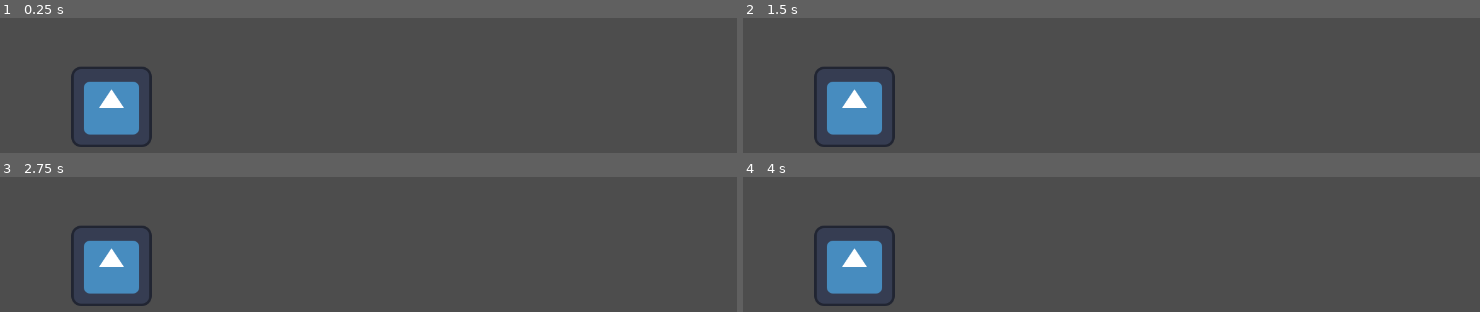
Above: before the commit, frames 1-4 (two rows, left to right).
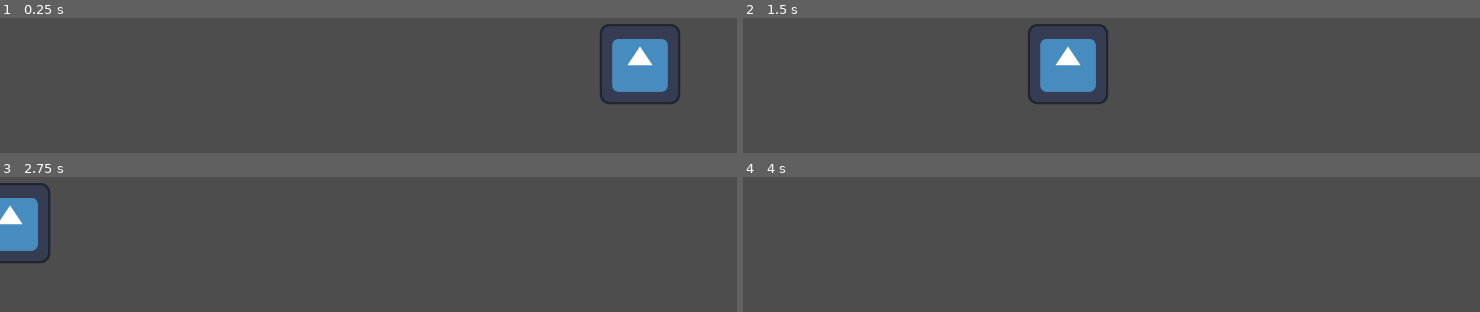
Above: after the commit, the same moments.

Repository: budermich/3-DAY-GAME-
Game: Godot game, scene res://scenes/Obstacles/DamageObstacle.tscn
The game is run twice, just before and just after one commit, with the same random seed, the same clock (stepped at 60 frames per second) and the same inputs. After the commit the project has no main scene; this scene is started directly in both runs. The engine's default icon, where the game draws it, is replaced by a stand-in: a white triangle on a blue panel in a dark square.
Inputs:
- Up to frame 1 (0.25 s): no input
- Up to frame 2 (1.5 s): no input
- Up to frame 3 (2.75 s): no input
- Up to frame 4 (4 s): tap Enter at 3.5 s

The runs differ from the first frame. In frame 1, 7.4% of the frame differs, in the area x 9-93%, y 4-96%; in frame 2, 7.5%, in the area x 9-50%, y 4-96%; in frame 3, 6.2%; in frame 4, 3.7%.
Error before the commit: Parse Error: Identifier "delta" not declared in the current scope. (res://scenes/Obstacles/area_2d.gd:10)

Commit message:
obstacles

Diff:
--- a/scenes/Obstacles/DamageObstacle.tscn
+++ b/scenes/Obstacles/DamageObstacle.tscn
@@ -7,14 +7,17 @@
 size = Vector2(127, 127)
 
 [node name="Damage Obstacle" type="Node2D"]
+position = Vector2(-126, 72)
 
 [node name="Area2D" type="Area2D" parent="."]
 script = ExtResource("1_km2jj")
 
 [node name="Icon" type="Sprite2D" parent="Area2D"]
-position = Vector2(177, 359)
+position = Vector2(481, -69)
 texture = ExtResource("2_1r5fj")
 
 [node name="CollisionShape2D" type="CollisionShape2D" parent="Area2D"]
-position = Vector2(177, 359)
+position = Vector2(477, -71)
 shape = SubResource("RectangleShape2D_igsmb")
+
+[node name="Camera2D" type="Camera2D" parent="."]
--- a/scenes/Obstacles/area_2d.gd
+++ b/scenes/Obstacles/area_2d.gd
@@ -5,14 +5,15 @@
 
 # Called when the node enters the scene tree for the first time.
 func _ready():
+
 	StartPos = position.x
 	print(position)
-	move(delta)
 
 func move(delta):
 	position += dir*speed*delta
 
 
+
 # Called every frame. 'delta' is the elapsed time since the previous frame.
 func _process(delta):
-	pass
+	move(delta)
--- a/scenes/World Scenes/main.tscn
+++ /dev/null
@@ -1,42 +0,0 @@
-
-[ext_resource type="PackedScene" uid="uid://ce5vdptnvr83l" path="res://scenes/player.tscn" id="1_reqnv"]
-[gd_scene load_steps=4 format=3 uid="uid://8u1h4c47g3ei"]
-
-[sub_resource type="Environment" id="Environment_gjt44"]
-background_mode = 3
-tonemap_mode = 1
-glow_enabled = true
-glow_levels/1 = 0.2
-glow_levels/2 = 0.1
-glow_levels/4 = 0.3
-glow_intensity = 0.3
-glow_blend_mode = 1
-glow_hdr_threshold = 0.67
-glow_hdr_scale = 1.04
-glow_hdr_luminance_cap = 2.0
-adjustment_enabled = true
-adjustment_contrast = 1.85
-adjustment_saturation = 0.75
-
-[sub_resource type="CameraAttributesPractical" id="CameraAttributesPractical_e2lrh"]
-
-[sub_resource type="Compositor" id="Compositor_pvec7"]
-
-[node name="Node2D" type="Node2D"]
-
-[node name="Player" parent="." instance=ExtResource("1_reqnv")]
-
-[node name="Camera2D" type="Camera2D" parent="."]
-
-[node name="ColorRect" type="ColorRect" parent="."]
-z_index = -13
-offset_left = -650.0
-offset_top = -371.0
-offset_right = 639.0
-offset_bottom = 366.0
-color = Color(0.0313726, 0.152941, 0.317647, 1)
-
-[node name="WorldEnvironment" type="WorldEnvironment" parent="."]
-environment = SubResource("Environment_gjt44")
-camera_attributes = SubResource("CameraAttributesPractical_e2lrh")
-compositor = SubResource("Compositor_pvec7")
Not shown, added: art/Movement Block 001.png.import
